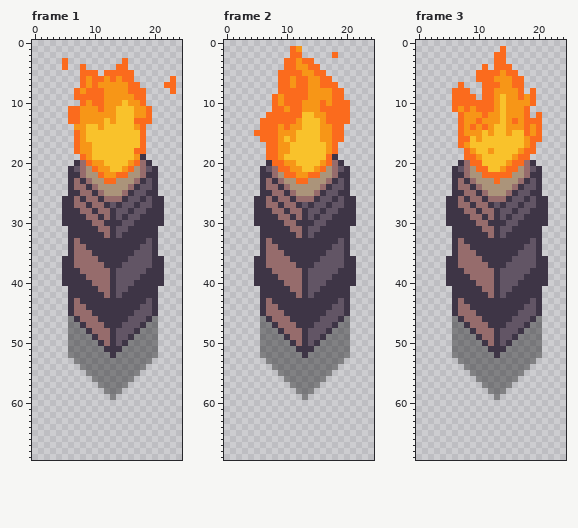
Two versions of one pixel-art file, bleed-client/asesprite/Torch.aseprite. Above: the version before the commit.
100x120 pixels, 4 frames. Shown: frame 1, frame 2, frame 3. The old version is drawn lined up with the new one, on the new canvas. The commit also changed other frames, which this record leaves out.
The same view after the edit:
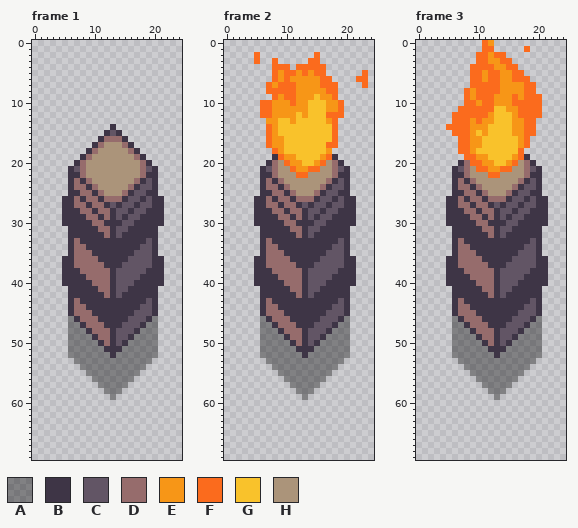
Palette (. is transparent): A #0000005f  B #3e3546  C #625565  D #966c6c  E #f79617  F #fb6b1d  G #f9c22b  H #ab947a
The exact change:
canvas 100x120 -> 25x70, the old top-left corner now at -37,-37 (the part of the old canvas that was cut away was empty and is not shown)
Changed rows in their new state; - is an unchanged pixel.
Frame 1:
first column x 5:
 3 .---------.--------
 4 .--.-----..--------
 5 ---...-.....-------
 6 ---.........------.
 7 ---..........----..
 8 --............----.
 9 --............-----
10 ---...........-----
11 -..............----
12 -..............----
13 -..............----
14 --......B.....-----
15 --.....BCB....-----
16 --....BDDDB...-----
17 --...BDHHHDB..-----
18 --..BDHHHHHDB.-----
19 ---BDHHHHHHHD------
20 ----HHHHHHHHH------
21 -----HHHHHHH-------
22 ------HHHHH--------
23 -------HH----------
Frame 2:
first column x 5:
 1 ------..-----------
 2 F-----..--F--.-----
 3 F--F-....-F--------
 4 ---FF-.FF--F-------
 5 ---FE--EF---------F
 6 ---FE--EE--------FF
 7 --FE--FEE---------F
 8 --FF---EE---F-.----
 9 -------EE-G---.----
10 -FFE-E-E-GGG-E-.---
11 -FFEE-EE-GGGEE-.---
12 -F-EEEEGE-GG---.---
13 -.EEGGEG---GE-..---
14 -.-EGGGG---GG-.----
15 ..-EGGG----GG-.----
16 -.-E--G----GG-.----
17 ---E-G------F------
18 --.--G-------.-----
19 --.BFEE----E-------
20 ---DHF-E--EFH------
21 ----HHF-EFFH-------
22 -----HHFFHH--------
23 -------HH----------
Frame 3:
first column x 5:
 0 ------FE--------
 1 ------FF-.---F--
 2 -----FFE--------
 3 -----FFEE-F-----
 4 ----FF-FEE-F----
 5 ----F-E---E-F---
 6 ----F-E-F----F--
 7 --.-FF-----EEFF-
 8 -..-EF--F---EF--
 9 -..-EF---E-FEF-F
10 -..--E---E-FFF-F
11 -.F-F---G---F-FF
12 -F-FFF--G-G-F-F-
13 -F-F----G-GE---.
14 FF-FE-EG--G---F.
15 -F-F-GEG--GEE-F.
16 ----E-------EF..
17 ---FEE------EF.-
18 --F----G----F..-
19 ------E------B--
20 ------EE----H---
21 -------EEF-H----
22 ------H--HH-----
23 --------H-------
Pixel boxes of the changes (left, top, right, bottom) in both pictures:
changed: (62, 58, 176, 184)
changed: (254, 46, 368, 184)
changed: (446, 40, 542, 184)
